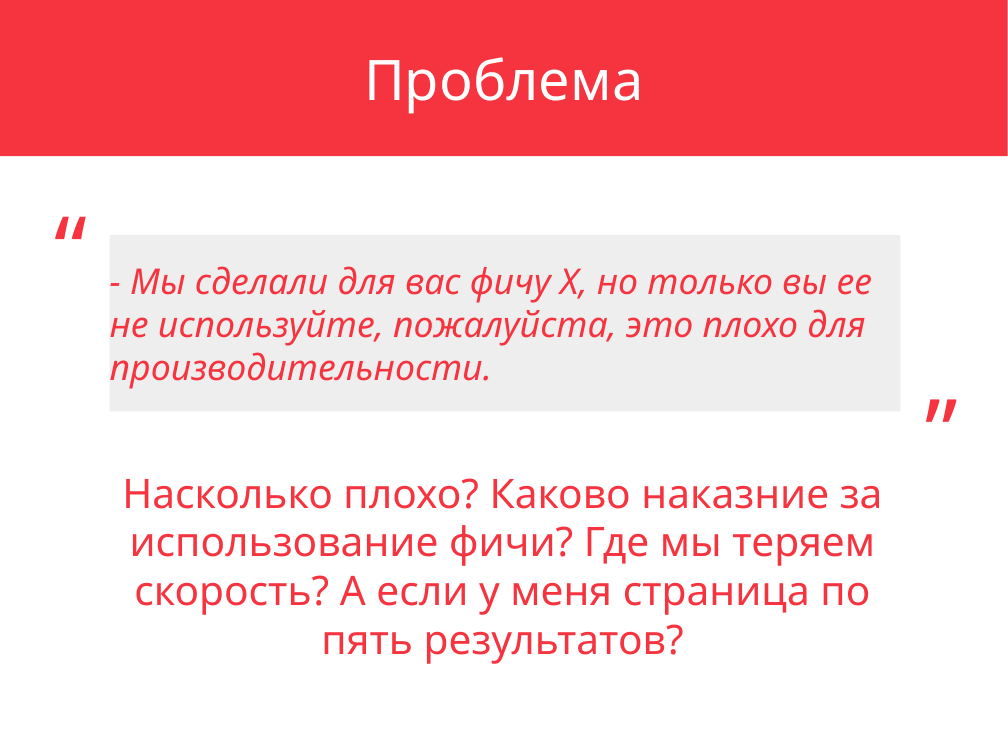
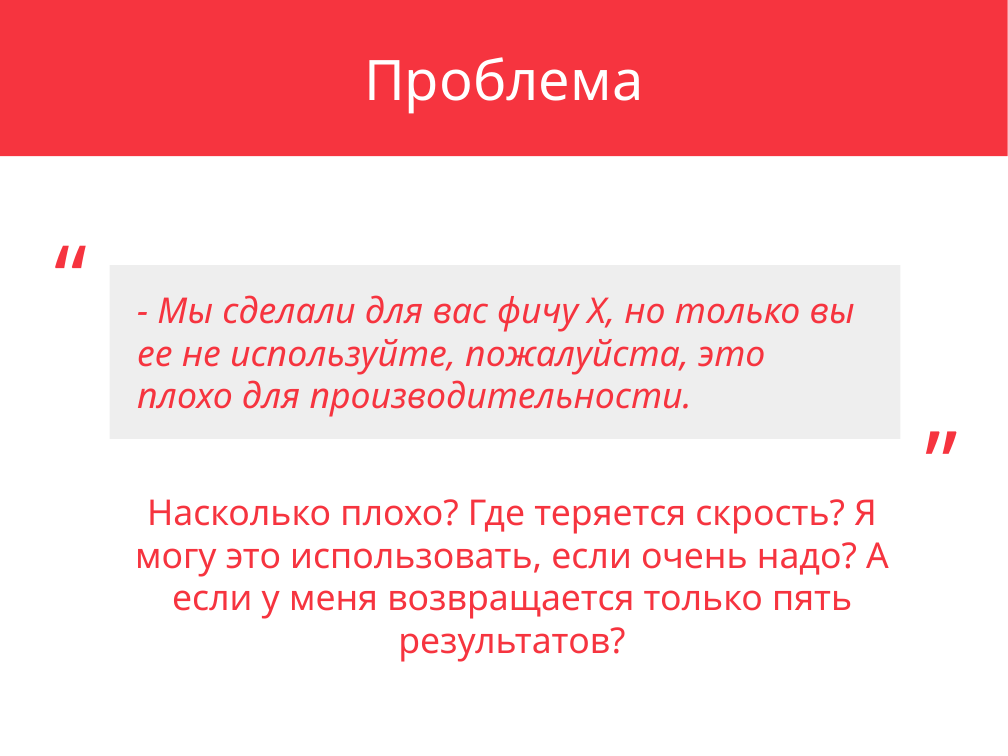
Before and after one commit to ayte-io/slides, a slide deck: slide 17 of src/etki/2018/12/elasticsearch-inside-out/elasticsearch-inside-out.pptx (slide 16 before the commit). Drawn at 1008x756 pixels with LibreOffice and Linux fonts; fonts in the diff are those of the drawing. Boxes give left, top, right and bottom in pixels: in the first picture for what was removed or moved away, otherwise in the second. Text is boxed around its words. In the diff, an @@ line names an element or a change of style, - is before the commit and + after.

```diff
--- a/src/etki/2018/12/elasticsearch-inside-out/elasticsearch-inside-out.pptx
+++ b/src/etki/2018/12/elasticsearch-inside-out/elasticsearch-inside-out.pptx
@@ text "“" moved from (x1=46, y1=188, x2=256, y2=321) to (x1=46, y1=216, x2=256, y2=349) @@
@@ rectangle added at (x1=110, y1=265, x2=901, y2=439), fill #EEEEEE @@
@@ rectangle "- Мы сделали для вас ..." resized from (x1=110, y1=235, x2=901, y2=412) to (x1=137, y1=265, x2=869, y2=439) @@
@@ text "„" moved from (x1=915, y1=315, x2=979, y2=448) to (x1=915, y1=347, x2=979, y2=480) @@
@@ text at (x1=135, y1=499, x2=889, y2=662): text changed; size 32 to 28 pt @@
-Насколько плохо? Каково наказние за использование фичи? Где мы теряем скорость? А если у меня страница по пять результатов?
+Насколько плохо? Где теряется скрость? Я могу это использовать, если очень надо? А если у меня возвращается только пять результатов?
```
Also in this commit, not shown: 15 other slides changed, 15 slides added, 6 slides removed, 22 other files.
